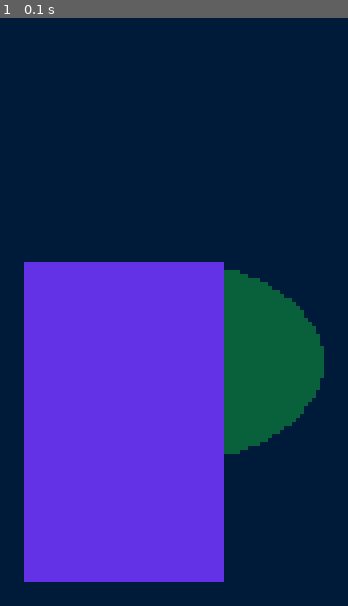
Above: before the commit, frame 1.
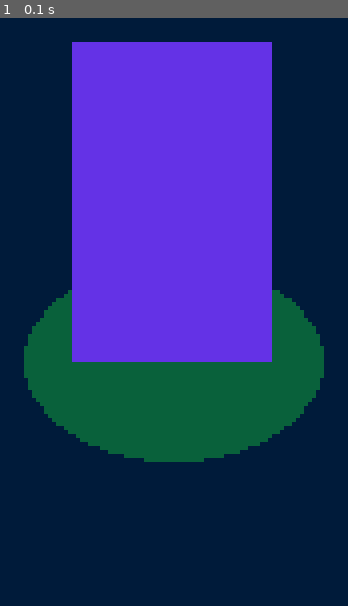
Above: after the commit, the same moment.

Repository: ENorell/RogueTroupe
Game: pygame game, started from main.py
Two runs of this game, one before a commit and one after it. Both use one fixed random seed, a clock stepped at 60 frames per second and the inputs below.
Inputs:
- Up to frame 1 (0.1 s): no input

The runs differ from the first frame. In frame 1, 48% of the frame differs, in the area x 6-79%, y 4-96%.

Commit message:
Restructuring files

Diff:
--- a/character.py
+++ b/character.py
@@ -1,45 +1,11 @@
-from abc import ABC
-from typing import Optional, TypeAlias, Callable
+from typing import Optional, Final
+from interactable import Interactable
+from settings import Vector, Color
+from character_slot import CharacterSlot
+from pygame import Surface, Rect, draw, Vector2
 
 
-Vector: TypeAlias = tuple[int, int]
-
-
-def detect_hover_pygame(position: Vector, size: Vector, mouse_position: Vector) -> bool:
-    from pygame import Rect
-    rectangle = Rect(position, size)
-    return rectangle.collidepoint( mouse_position )
-
-
-class Interactable(ABC):
-    width_pixels: int
-    height_pixels: int
-    detect_hover: Callable[[Vector, Vector, Vector], bool] = detect_hover_pygame
-
-    def __init__(self) -> None:
-        self._position: Optional[Vector]
-
-    @property
-    def size(self) -> Vector:
-        return (self.width_pixels, self.height_pixels)
-
-    @property
-    def position(self) -> Optional[Vector]:
-        return self._position
-
-    def is_hover(self, mouse_position: Vector ) -> bool:
-        if not self.position: return False
-        return self.detect_hover(self.position, self.size, mouse_position)
-
-
-
-class CharacterSlot(Interactable):
-    width_pixels: int = 75
-    height_pixels: int = 50
-
-    def __init__(self, position: Vector) -> None:
-        self._position = position
-
+COLOR_CHARACTER: Final[Color] = (100, 50 ,230)
 
 
 class Character(Interactable):
@@ -62,23 +28,23 @@
 
 
 
-if __name__ == "__main__":
-    from interfaces import UserInput
-    from engine import PygameEngine
-    from renderer import PygameRenderer
-    from input_listener import PygameInputListener
+def draw_character(frame: Surface, character: Character, color_override: Optional[Color] = None):
+    color = COLOR_CHARACTER if not color_override else color_override
+    if not character.position:
+        return
 
-    class MockGame:
-        def __init__(self) -> None:
-            self.character = Character()
+    assert character.character_slot
+    assert character.character_slot.position
 
-        def loop(self, user_input: UserInput) -> None:
-            pass
+    slot_center = Rect(character.character_slot.position, character.character_slot.size).center
 
-    engine = PygameEngine(
-        MockGame(),
-        PygameRenderer(),
-        PygameInputListener()
-        )
+    character_bottom = Rect(character.position, character.size).midbottom
 
-    engine.run()
+    alignment = Vector2(slot_center) - Vector2(character_bottom)
+
+    rect = Rect(Vector2(character.position) + alignment, character.size)
+
+    if character.is_hovered:
+        rect = rect.scale_by(1.5, 1.5)
+
+    draw.rect(frame, color, rect)
--- /dev/null
+++ b/character_slot.py
@@ -0,0 +1,27 @@
+from interactable import Interactable
+from settings import Color, Vector, COLOR_BLACK
+from pygame import Surface, Rect, draw
+from typing import Final
+
+
+COLOR_SLOT: Final[Color] = (9, 97, 59)
+WIDTH_SLOT_HOVER: Final[int] = 3
+
+
+class CharacterSlot(Interactable):
+    width_pixels: int = 75
+    height_pixels: int = 50
+
+    def __init__(self, position: Vector) -> None:
+        self._position = position
+
+
+
+def draw_slot(frame: Surface, character_slot: CharacterSlot) -> None:
+    assert character_slot.position is not None
+
+    rect = Rect(character_slot.position, character_slot.size)
+    draw.ellipse(frame, COLOR_SLOT, rect)
+
+    if character_slot.is_hovered:
+        draw.ellipse(frame, COLOR_BLACK, rect, width=WIDTH_SLOT_HOVER)
--- a/engine.py
+++ b/engine.py
@@ -34,17 +34,12 @@
 
 
 if __name__ == "__main__":
-    from interfaces import UserInput
+    from game import NoGame
     from renderer import PygameRenderer
     from input_listener import PygameInputListener
 
-    class MockGame:
-        def loop(self, user_input: UserInput) -> None:
-            pass
-
-
     engine = PygameEngine(
-        MockGame(),
+        NoGame(),
         PygameRenderer(),
         PygameInputListener()
         )
--- a/game.py
+++ b/game.py
@@ -1,5 +1,10 @@
 from interfaces import Loopable, UserInput
 from character import Character, CharacterSlot
+
+
+class NoGame(Loopable):
+    def loop(self, user_input: UserInput) -> None:
+        pass
 
 
 class Game(Loopable):
@@ -11,8 +16,3 @@
     def loop(self, user_input: UserInput) -> None:
 
         pass
-
-
-class NoGame(Loopable):
-    def loop(self, user_input: UserInput) -> None:
-        pass
--- a/game_renderer.py
+++ b/game_renderer.py
@@ -1,4 +1,6 @@
-from renderer import PygameRenderer, draw_slot, draw_character
+from renderer import PygameRenderer
+from character import draw_character
+from character_slot import draw_slot
 from game import Game
 
 
--- a/input_listener.py
+++ b/input_listener.py
@@ -45,7 +45,7 @@
 
 class DeafInputListener(InputListener):
     """
-    Produces no user for a number of frames, then quits
+    Produces no input for a number of frames, then quits
     """
     def __init__(self) -> None:
         self.frame_counter = 0
@@ -82,6 +82,9 @@
 
 
 class KeyboardInputListener(InputListener):
+    """
+    Listens to keyboard presses using the Keyboard module.
+    """
 
     def capture(self) -> UserInput:
 
--- /dev/null
+++ b/interactable.py
@@ -0,0 +1,40 @@
+from abc import ABC
+from typing import Optional, Callable
+from settings import Vector
+
+
+def detect_hover_pygame(position: Vector, size: Vector, mouse_position: Vector) -> bool:
+    from pygame import Rect
+    rectangle = Rect(position, size)
+    return rectangle.collidepoint( mouse_position )
+
+
+class Interactable(ABC):
+    width_pixels: int
+    height_pixels: int
+    #detect_hover: Callable[[Vector, Vector, Vector], bool] = detect_hover_pygame
+    _is_hovered: bool = False
+
+    def __init__(self) -> None:
+        self._position: Optional[Vector]
+
+    @property
+    def size(self) -> Vector:
+        return (self.width_pixels, self.height_pixels)
+
+    @property
+    def position(self) -> Optional[Vector]:
+        return self._position
+
+    #def is_hover(self, mouse_position: Vector ) -> bool:
+    #    if not self.position: return False
+    #    return self.detect_hover(self.position, self.size, mouse_position)
+
+    def refresh(self, mouse_position: Vector, detect_hover: Callable[[Vector, Vector, Vector], bool]) -> None:
+        if not self.position: return
+
+        self._is_hovered = detect_hover(self.position, self.size, mouse_position)
+
+    @property
+    def is_hovered(self) -> bool:
+        return self._is_hovered
--- a/renderer.py
+++ b/renderer.py
@@ -1,15 +1,10 @@
-from character import CharacterSlot, Character
-from pygame import Surface, draw, Rect, display
-from typing import Final, TypeAlias, Optional
+from pygame import display
+from typing import Final
 from interfaces import Renderer, Loopable
+from settings import DISPLAY_WIDTH, DISPLAY_HEIGHT, GAME_NAME, Color
 
-from settings import DISPLAY_WIDTH, DISPLAY_HEIGHT, GAME_NAME
 
-Color: TypeAlias = tuple[int,int,int]
-
-DISPLAY_BACKGROUND_COLOR: Final[tuple] = (0, 27, 58)
-SLOT_COLOR: Final[Color] = (9, 97, 59)
-CHARACTER_COLOR: Final[Color] = (100, 50 ,230)
+COLOR_DISPLAY_BACKGROUND: Final[Color] = (0, 27, 58)
 
 
 class NoRenderer(Renderer):
@@ -25,7 +20,7 @@
 
     def render(self, loopable: Loopable) -> None:
 
-        self.frame.fill(DISPLAY_BACKGROUND_COLOR)
+        self.frame.fill(COLOR_DISPLAY_BACKGROUND)
 
         self.draw_frame(loopable)
 
@@ -41,23 +36,3 @@
 
     def render(self, loopable: Loopable) -> None:
         print(self.ascii_graphic, end='\r')
-
-
-def draw_slot(frame: Surface, character_slot: CharacterSlot) -> None:
-    assert character_slot.position is not None
-
-    rect = Rect(character_slot.position, character_slot.size)
-    draw.ellipse(frame, SLOT_COLOR, rect)
-
-
-def draw_character(frame: Surface, character: Character, color_override: Optional[Color] = None):
-    color = CHARACTER_COLOR if not color_override else color_override
-    if not character.position:
-        return
-
-    rect = Rect(character.position, character.size)
-
-    #if character.is_hover():
-    #    rect.scale_by(1.5, 1.5)
-
-    draw.rect(frame, color, rect)
--- a/settings.py
+++ b/settings.py
@@ -1,6 +1,11 @@
-from typing import Final
+from typing import Final, TypeAlias
+
+Vector: TypeAlias = tuple[int, int]
+Color: TypeAlias = tuple[int,int,int]
 
 GAME_NAME: Final[str] = "Rogue Troupe"
 GAME_FPS: Final[int] = 30
 DISPLAY_WIDTH:  Final[int] = 800
 DISPLAY_HEIGHT: Final[int] = 600
+
+COLOR_BLACK: Final[Color] = (0,0,0)
--- a/test_rooms/characters_and_slots.py
+++ b/test_rooms/characters_and_slots.py
@@ -4,15 +4,13 @@
 from interfaces import Loopable, UserInput
 from input_listener import DeafInputListener, PygameInputListener
 from engine import PygameEngine
-from renderer import PygameRenderer, draw_character, draw_slot
+from renderer import PygameRenderer
 from game import NoGame
 
-from character import Character, CharacterSlot
+from character import Character, draw_character
+from character_slot import CharacterSlot, draw_slot
+from interactable import detect_hover_pygame
 
-
-class MockGame(Loopable):
-    def loop(self, user_input: UserInput) -> None:
-        pass
 
 slots = [
     CharacterSlot((25,400)),
@@ -25,6 +23,13 @@
 character.deploy_in(slots[2])
 
 
+class MockGame(Loopable):
+    def loop(self, user_input: UserInput) -> None:
+        [slot.refresh(user_input.mouse_position, detect_hover_pygame) for slot in slots]
+
+        character.refresh(user_input.mouse_position, detect_hover_pygame)
+
+
 class MockRenderer(PygameRenderer):
     def draw_frame(self, loopable: Loopable):
         for slot in slots:
@@ -33,7 +38,7 @@
 
 
 engine = PygameEngine(
-    NoGame(),
+    MockGame(),
     MockRenderer(),
     PygameInputListener()
 )
--- a/test_rooms/window_and_basics.py
+++ b/test_rooms/window_and_basics.py
@@ -2,7 +2,7 @@
 sys.path.insert(1, "/".join(os.path.realpath(__file__).split("/")[0:-2]))
 
 from pygame import draw, Rect
-from interfaces import Loopable, UserInput
+from interfaces import UserInput
 
 from engine         import PygameEngine, CommandlineEngine
 from input_listener import DeafInputListener, PygameInputListener, KeyboardInputListener, CrazyInputListener
@@ -30,8 +30,8 @@
 
 engine = CommandlineEngine(
     MockGame(),
-    MockCliRenderer(),
-    KeyboardInputListener()
+    MockPgRenderer(),
+    CrazyInputListener()
 )
 
 engine.run()
